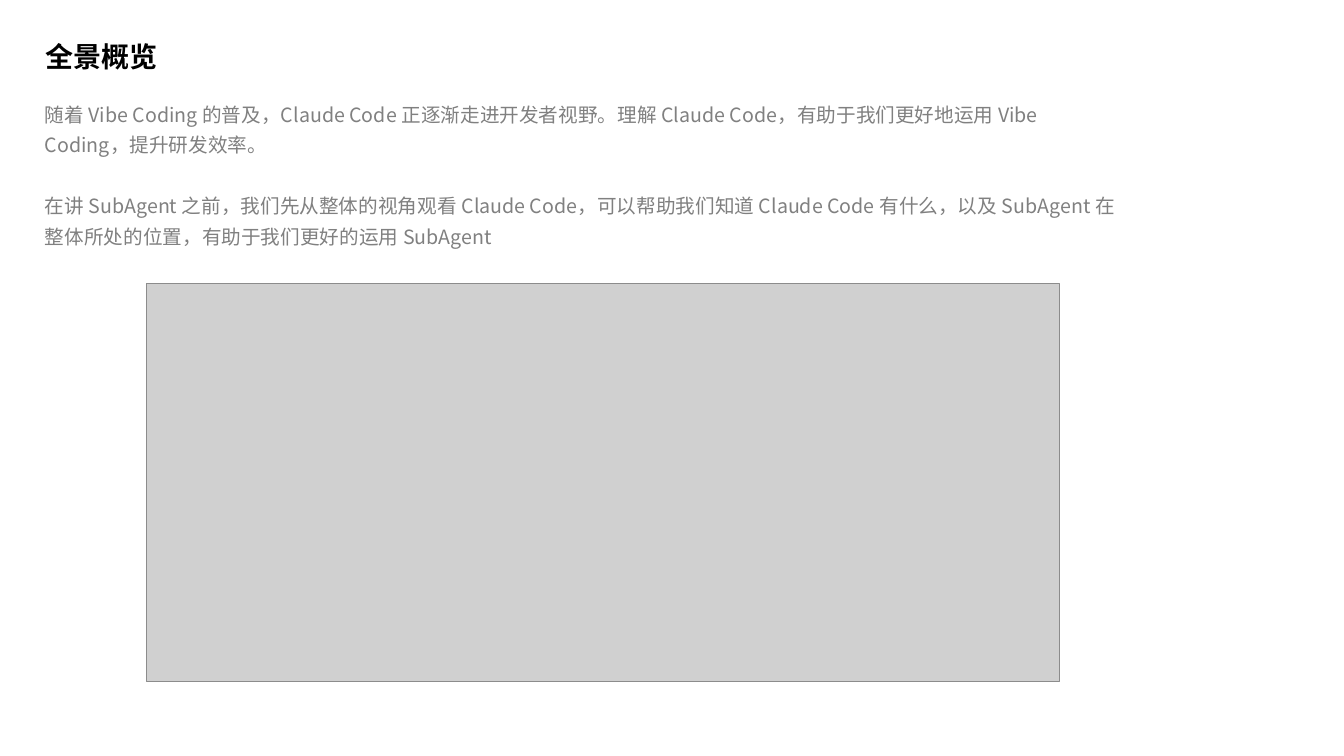
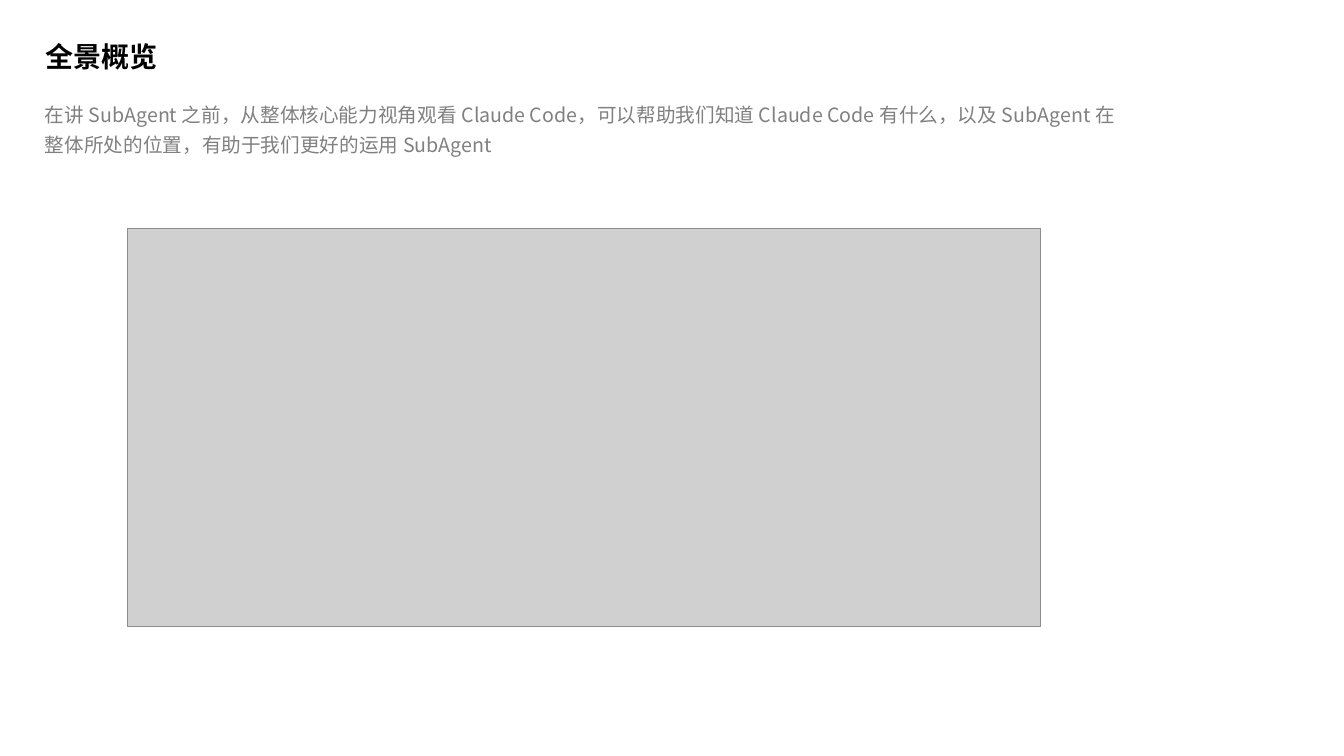
Before and after one commit to enson0131/vitePress-blob, a slide deck: slide 4 of docs/public/assets/ppt/Claude Code 中的 SubAgent.pptx. Drawn at 1344x756 pixels with LibreOffice and Linux fonts; fonts in the diff are those of the drawing; grey boxes stand for pictures; background and template pictures are left out. Boxes give left, top, right and bottom in pixels: in the first picture for what was removed or moved away, otherwise in the second. Text is boxed around its words. In the diff, an @@ line names an element or a change of style, - is before the commit and + after.

Commit message:
docs: 更新 SubAgent 文档，替换现有的 PPT 文件以反映最新的团队创建示意图和相关内容，提升文档的可视化效果

```diff
--- a/docs/public/assets/ppt/Claude Code 中的 SubAgent.pptx
+++ b/docs/public/assets/ppt/Claude Code 中的 SubAgent.pptx
@@ text at [45, 105, 1115, 157]: text changed @@
-随着 Vibe Coding 的普及，Claude Code 正逐渐走进开发者视野。理解 Claude Code，有助于我们更好地运用 Vibe Coding，提升研发效率。
-在讲 SubAgent 之前，我们先从整体的视角观看 Claude Code，可以帮助我们知道 Claude Code 有什么，以及 SubAgent 在整体所处的位置，有助于我们更好的运用 SubAgent
+在讲 SubAgent 之前，从整体核心能力视角观看 Claude Code，可以帮助我们知道 Claude Code 有什么，以及 SubAgent 在整体所处的位置，有助于我们更好的运用 SubAgent
@@ picture: place and size @@
-picture at [146, 284, 1060, 682]
+picture at [128, 229, 1042, 626]
```
Also in this commit, not shown: 11 other slides changed, 1 other file.
